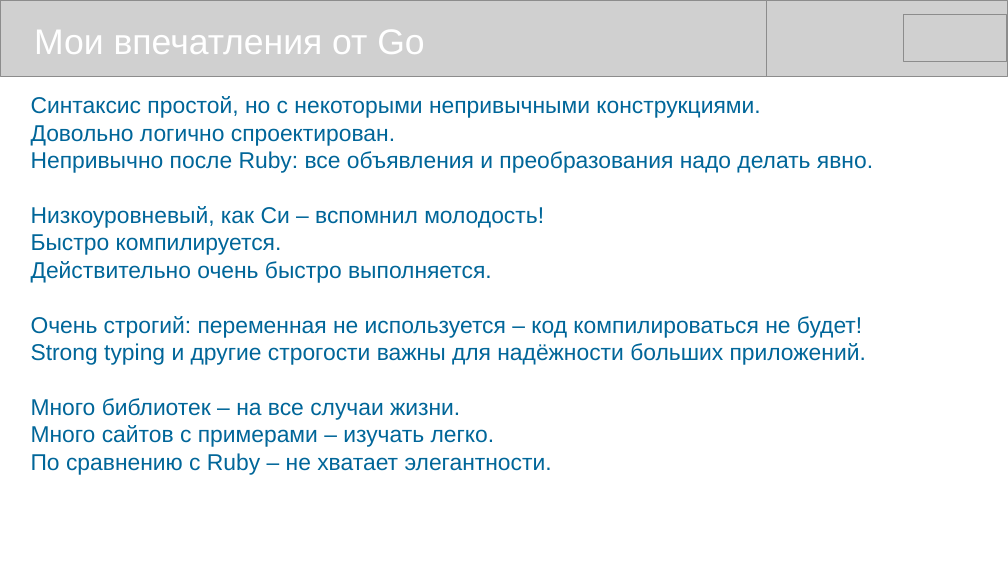
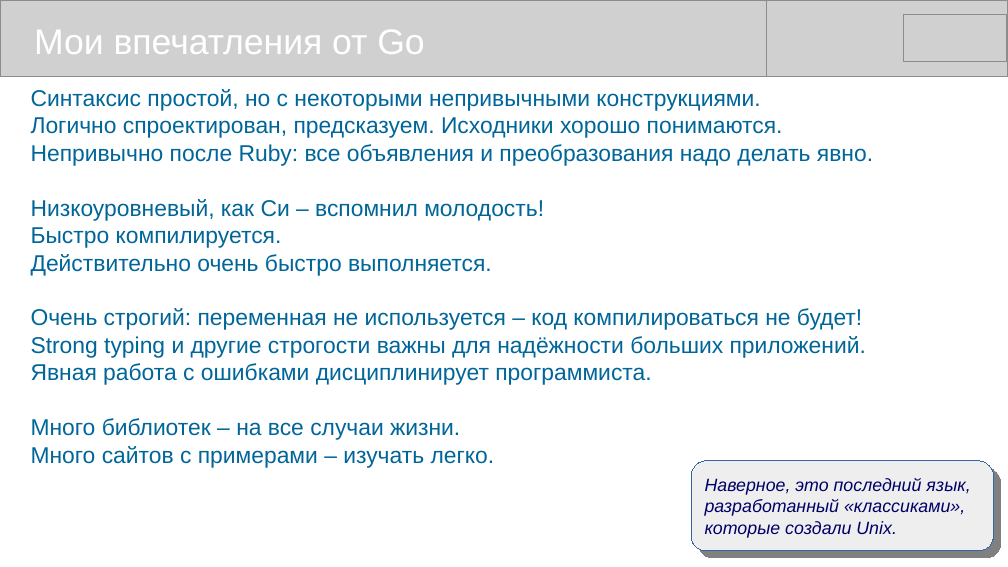
Before and after one commit to mike-shock/Go_language, a slide deck: slide 40 of Go_Intro.odp. Drawn at 1008x567 pixels with LibreOffice and Linux fonts; fonts in the diff are those of the drawing; grey boxes stand for pictures. Boxes give left, top, right and bottom in pixels: in the first picture for what was removed or moved away, otherwise in the second. Text is boxed around its words. In the diff, an @@ line names an element or a change of style, - is before the commit and + after.

```diff
--- a/Go_Intro.odp
+++ b/Go_Intro.odp
@@ text at box(31, 117, 783, 138): text changed @@
-Довольно логично спроектирован.
+Логично спроектирован, предсказуем. Исходники хорошо понимаются.
@@ text at box(31, 363, 651, 385): paragraph added @@
+Явная работа с ошибками дисциплинирует программиста.
@@ text at box(31, 453, 552, 475): paragraph removed @@
-По сравнению с Ruby – не хватает элегантности.
@@ rounded rectangle added at box(692, 461, 994, 551), fill #EEEEEE, outline #3465A4 0 pt, 14 pt, text #000066, italic @@
+Наверное, это последний язык,
+разработанный «классиками»,
+которые создали Unix.
```
Also in this commit, not shown: 12 other slides changed.
